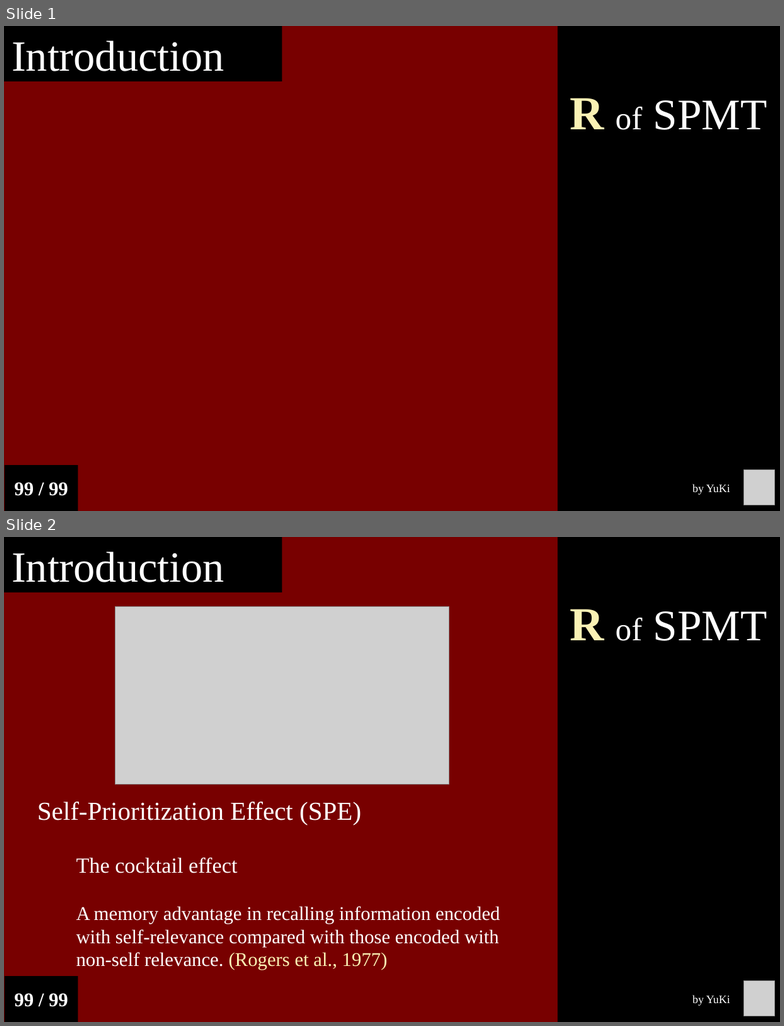
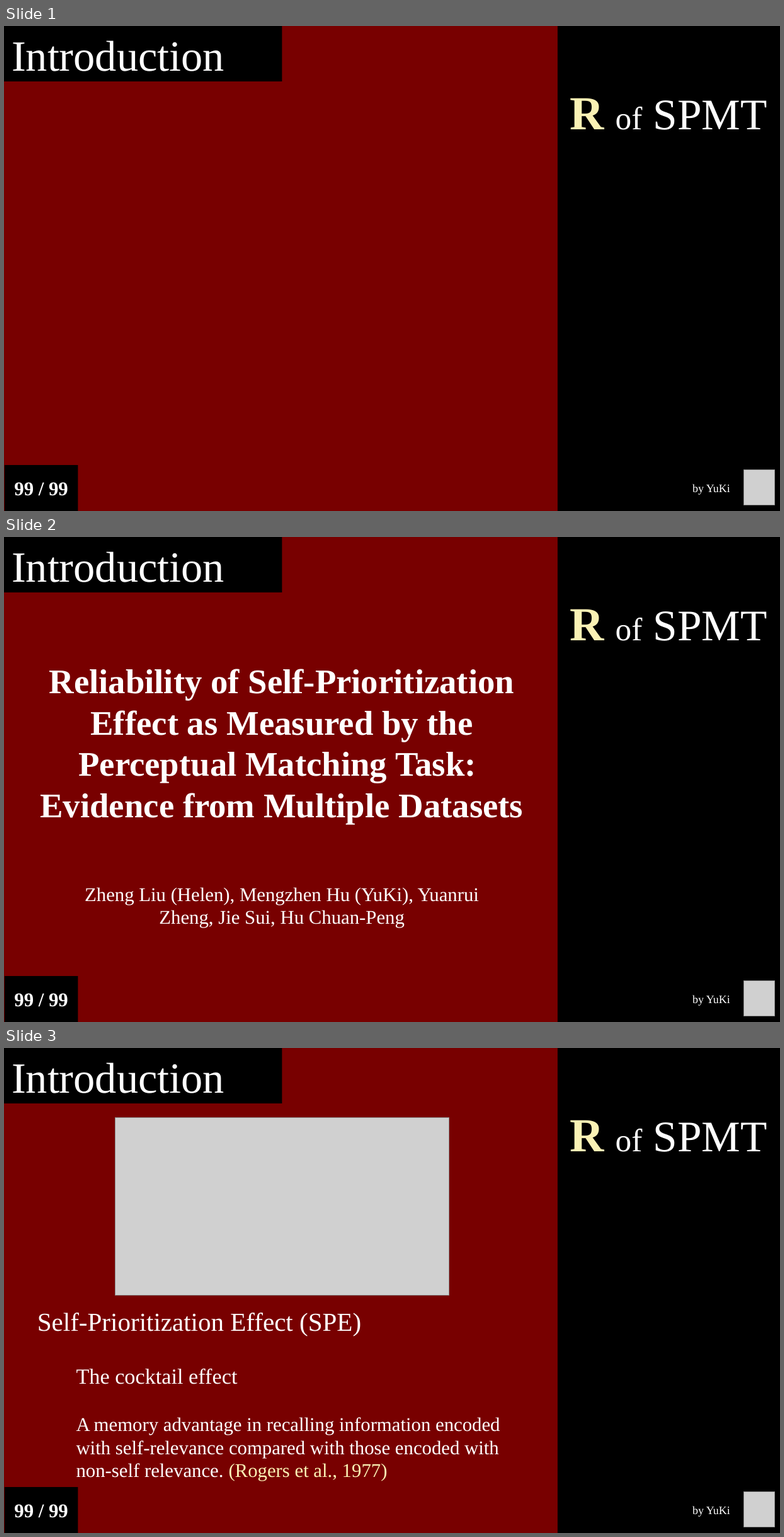
Before and after one commit to Chuan-Peng-Lab/ReliabilitySPE, a slide deck: 6_Reports/6_2_Phase_2/End_Semester_Report.pptx. Shown one above the other, each under a label of ours: slides 1 and 2 before the commit, slides 1, 2 and 3 after it. The pictures are 784x1026 and 784x1537 pixels, drawn with LibreOffice and Linux fonts; fonts in the diff are those of the drawing; grey boxes stand for pictures. Boxes give left, top, right and bottom in pixels: in the first picture for what was removed or moved away, otherwise in the second. Text is boxed around its words. In the diff, an @@ line names an element or a change of style, - is before the commit and + after.

```diff
--- a/6_Reports/6_2_Phase_2/End_Semester_Report.pptx
+++ b/6_Reports/6_2_Phase_2/End_Semester_Report.pptx
@@ slide 2 added at [4,537,780,1022], background #780000 @@
@@ rectangle added at [4,537,282,592], fill #000000, 40 pt, text #FFFFFF @@
+Introduction
@@ rectangle added at [557,537,780,1022], fill #000000, 40.5 pt, text #FFFFFF @@
+R of SPMT
@@ text added at [41,669,524,824], 32 pt, text #FFFFFF, bold @@
+Reliability of Self-Prioritization Effect as Measured by the Perceptual Matching Task:
+Evidence from Multiple Datasets
@@ text added at [85,887,479,928], 18 pt, text #FFFFFF @@
+Zheng Liu (Helen), Mengzhen Hu (YuKi), Yuanrui Zheng, Jie Sui, Hu Chuan-Peng
@@ rectangle added at [5,976,78,1022], fill #000000, 18 pt, text #FFFFFF, bold @@
+99 / 99
@@ picture added at [744,981,774,1016] @@
@@ text added at [693,995,730,1006], 10.5 pt, text #FFFFFF @@
+by YuKi
@@ what was slide 2 is now slide 3 @@
```
Also in this commit, not shown: 2 slides changed, 5 other slides added.
